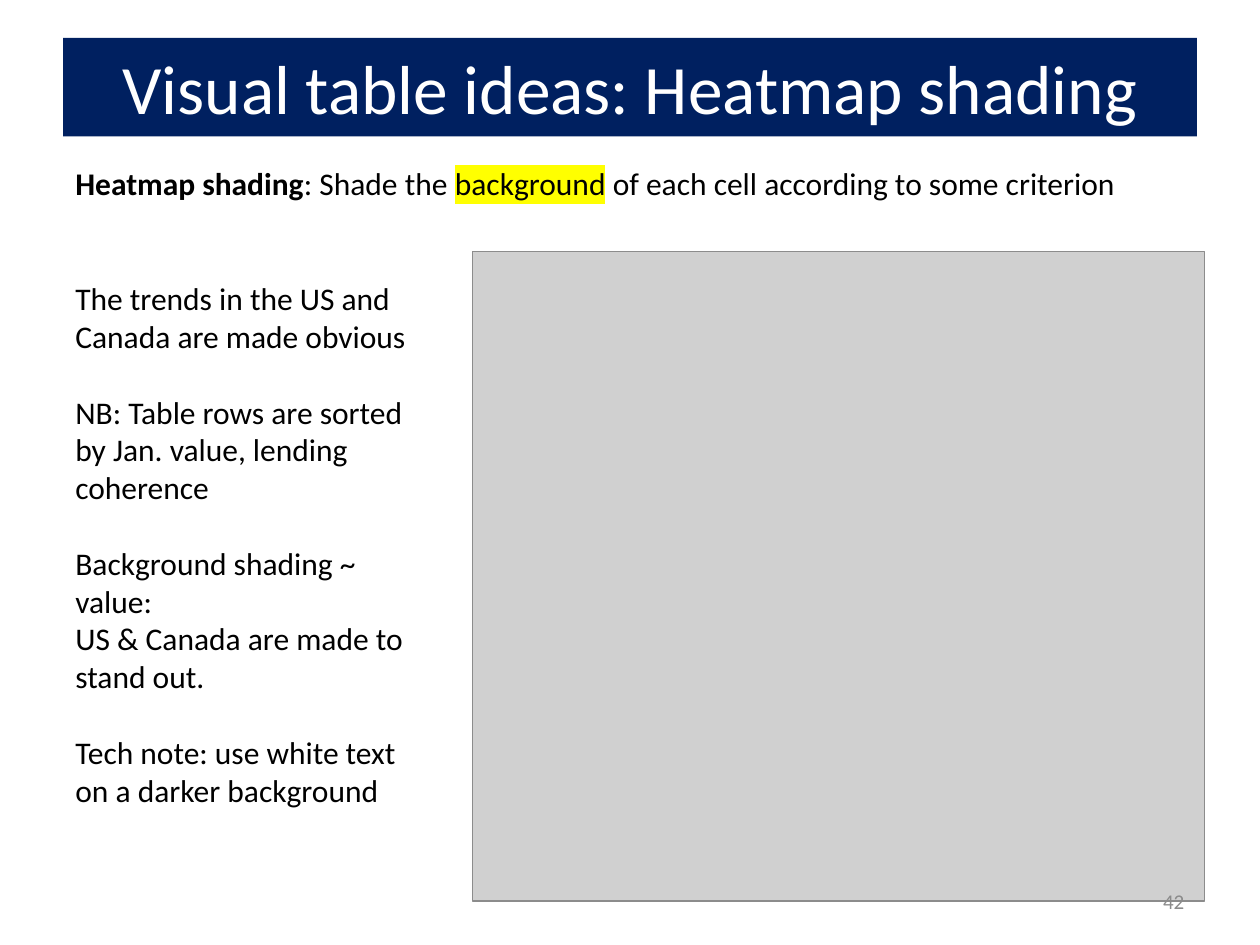
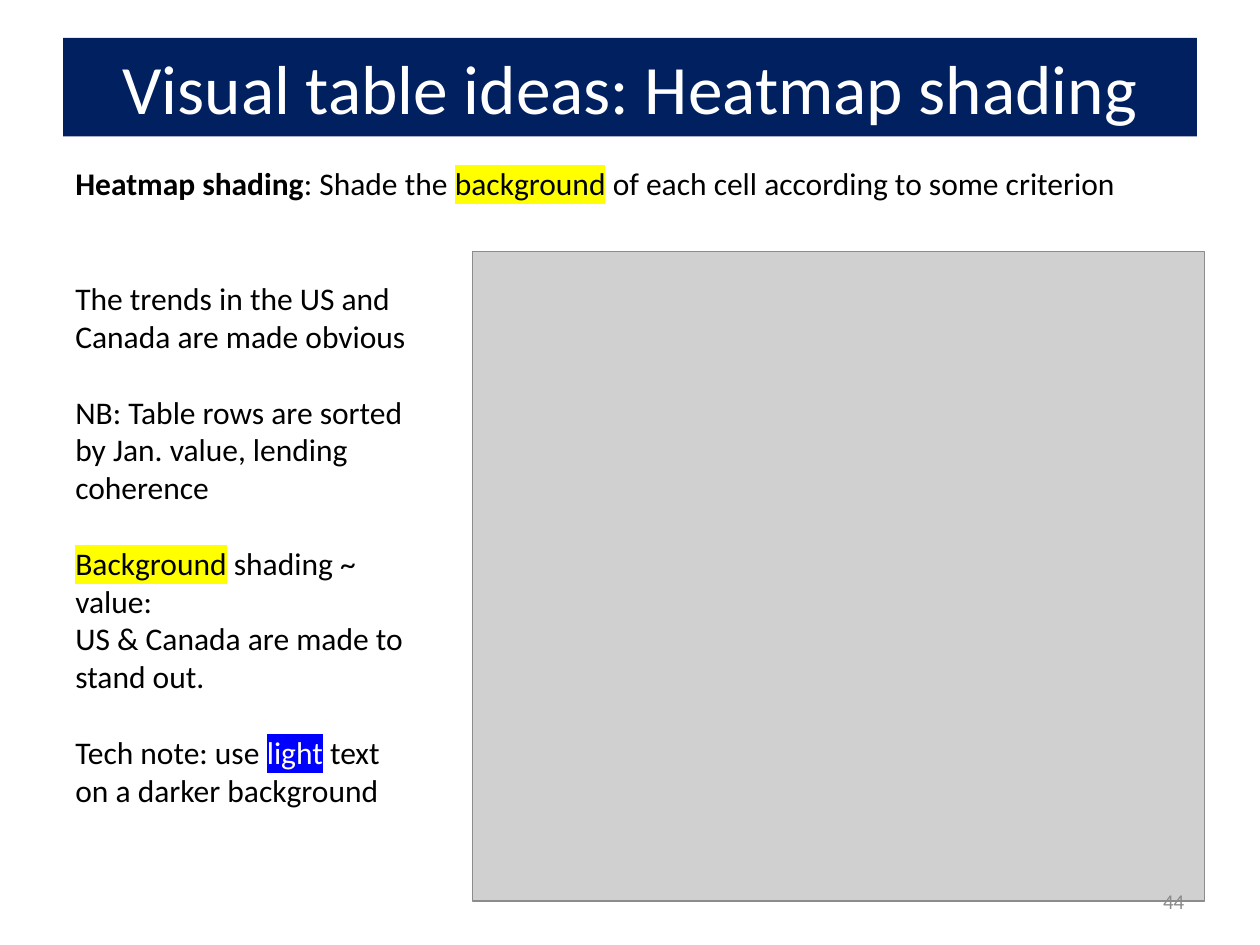
Before and after one commit to friendly/psy6136, a slide deck: slide 44 of docs/lectures/01-Overview.pptx (slide 42 before the commit). Drawn at 1260x945 pixels with LibreOffice and Linux fonts; fonts in the diff are those of the drawing; grey boxes stand for pictures. Boxes give left, top, right and bottom in pixels: in the first picture for what was removed or moved away, otherwise in the second. Text is boxed around its words. In the diff, an @@ line names an element or a change of style, - is before the commit and + after.

```diff
--- a/docs/lectures/01-Overview.pptx
+++ b/docs/lectures/01-Overview.pptx
@@ text at box(75, 553, 333, 614): highlight none to #FFFF00 in "Background" @@
@@ text at box(75, 742, 380, 808): text changed @@
-Tech note: use white text on a darker background
+Tech note: use light text on a darker background
@@ page number at box(1163, 896, 1184, 915): text changed @@
-42
+44
```
Also in this commit, not shown: 10 other slides changed, 5 slides added, 18 other files.
